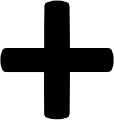
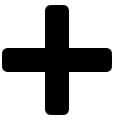
Revision of a layered (114, 120) image; what changed, layer by layer:
removed layer "Layer 1" over bbox(0, 0, 114, 120)
added layer "Plus" above "Layer 4" over bbox(45, 5, 69, 115)
added layer "Layer 4" over bbox(2, 48, 112, 72)
